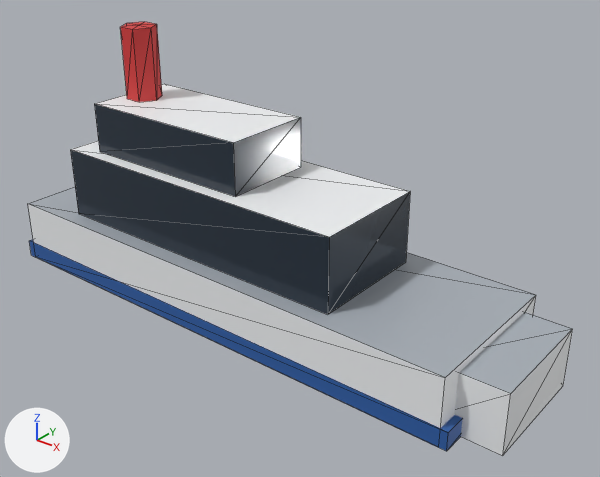
One commit to the glTF model public/models/props/boat_ferry.glb: the scene before it, then after it.
The view is the same before and after, from a 50 mm camera at (0.687, -0.758, 0.593) aimed at (0.077, 0.005, 0.12). Lighting does not change. The marker at lower left points along +X, +Y and +Z. The older version comes first. Mesh edges are drawn as thin lines. Vertices at exactly the same position are counted once.

Script lines for the objects in view, before the commit:
```python
me_boat_ferry = bpy.data.meshes.new('boat_ferry')
me_boat_ferry.from_pydata(...)  # 53 vertices, 68 faces; spans x -0.37..0.42, y -0.111..0.111, z 0.0..0.36
# faces by material slot: [20, 4, 10, 16, 18]
me_boat_ferry.materials.append(mat_hull_white)
me_boat_ferry.materials.append(mat_metal)
me_boat_ferry.materials.append(mat_hull_blue)
me_boat_ferry.materials.append(mat_car_glass)
me_boat_ferry.materials.append(mat_sign_red)
ob_boat_ferry = bpy.data.objects.new('boat_ferry', me_boat_ferry)
ob_boat_ferry.location = (0.0, 0.0, 0.0)
```
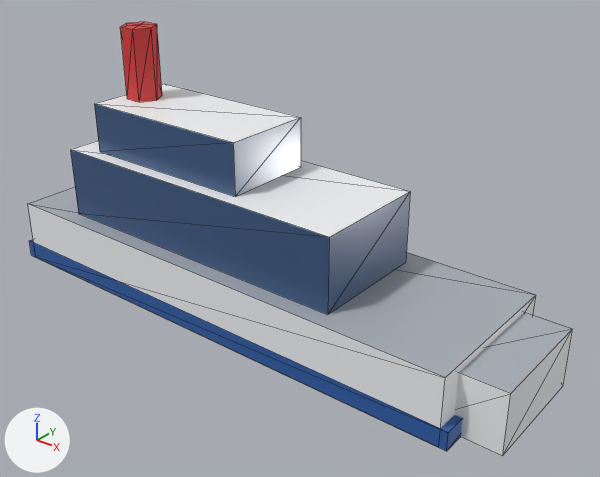
Pixel boxes (x1, y1, x2, y2) of what changed, in the pictures (600 x 477 px):
```json
{"part": 1, "of": "me_boat_ferry", "change": "recoloured", "before": [71, 104, 410, 314], "after": [71, 104, 410, 314], "on screen": "lighter"}
```

The change, as JSON lines over the scene's bpy script:
```json
{"op": "add", "block": "mat_glass_dark", "code": ["mat_glass_dark = bpy.data.materials.new('glass_dark')", "# nodes: BsdfPrincipled, Mix, OutputMaterial, VertexColor", "# colours: blue #3d5a82, mixed with the vertex colours"]}
{"block": "me_boat_ferry", "where": "me_boat_ferry.from_pydata(...)  # 53 vertices, 68 faces; spans x -0.37..0.42, y -0.111..0.111, z 0.0..0.36"}
{"block": "me_boat_ferry", "where": "# used by ob_boat_ferry; location = (0.0, 0.0, 0.0)"}
{"block": "me_boat_ferry", "change": "me_boat_ferry part 1: all 16 faces that had it switch from mat_car_glass to mat_glass_dark"}
```
